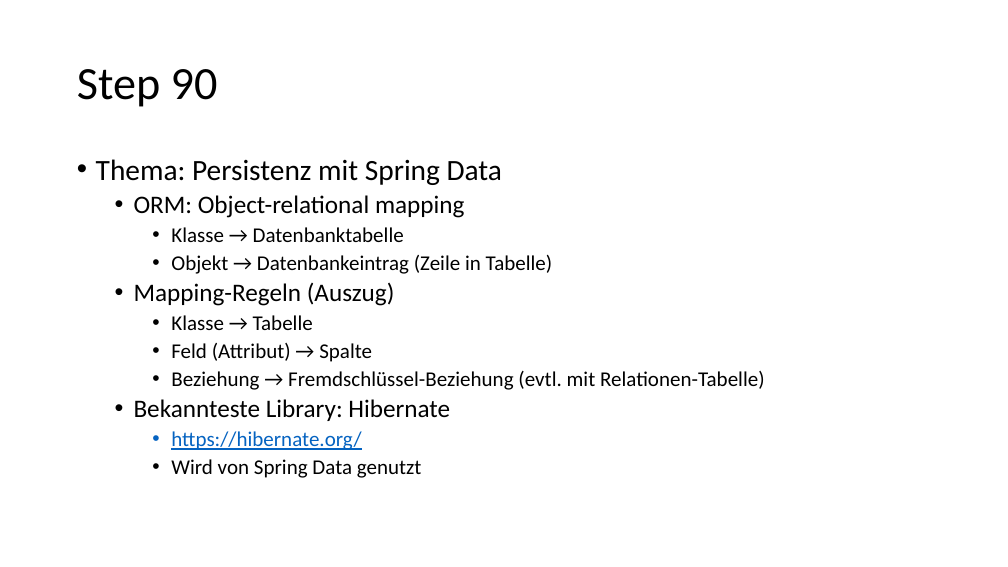
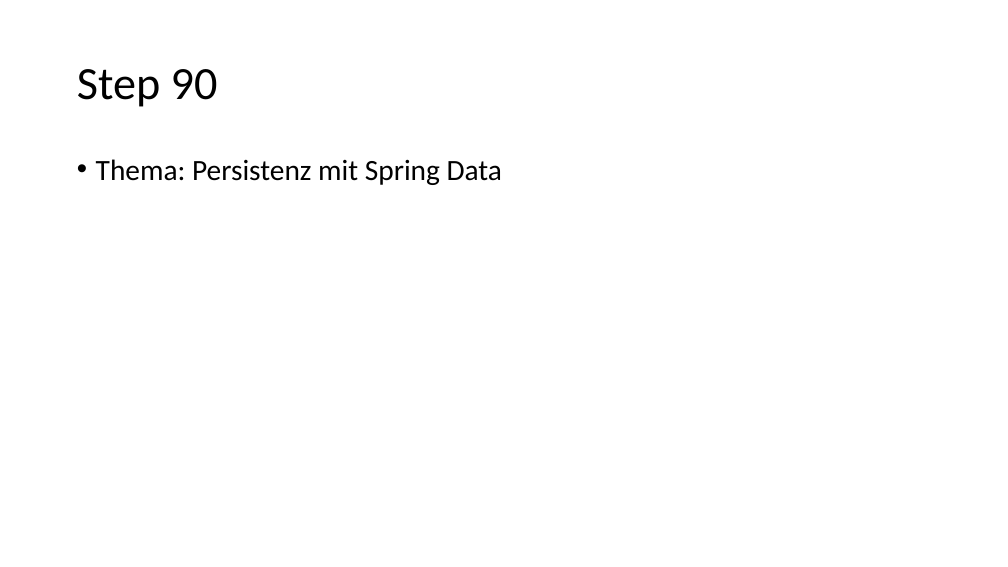
Before and after one commit to igeldo/PR4-SoSe23, a slide deck: slide 61 of Java-Starter.pptx. Drawn at 1008x567 pixels with LibreOffice and Linux fonts; fonts in the diff are those of the drawing. Boxes give left, top, right and bottom in pixels: in the first picture for what was removed or moved away, otherwise in the second. Text is boxed around its words. In the diff, an @@ line names an element or a change of style, - is before the commit and + after.

```diff
--- a/Java-Starter.pptx
+++ b/Java-Starter.pptx
@@ text at [134,195,765,478]: paragraphs removed @@
-  • ORM: Object-relational mapping
-    • Klasse → Datenbanktabelle
-    • Objekt → Datenbankeintrag (Zeile in Tabelle)
-  • Mapping-Regeln (Auszug)
-    • Klasse → Tabelle
-    • Feld (Attribut) → Spalte
-    • Beziehung → Fremdschlüssel-Beziehung (evtl. mit Relationen-Tabelle)
-  • Bekannteste Library: Hibernate
-    • https://hibernate.org/
-    • Wird von Spring Data genutzt
```
Also in this commit, not shown: 6 other slides changed, 2 slides removed, 2 other files.
